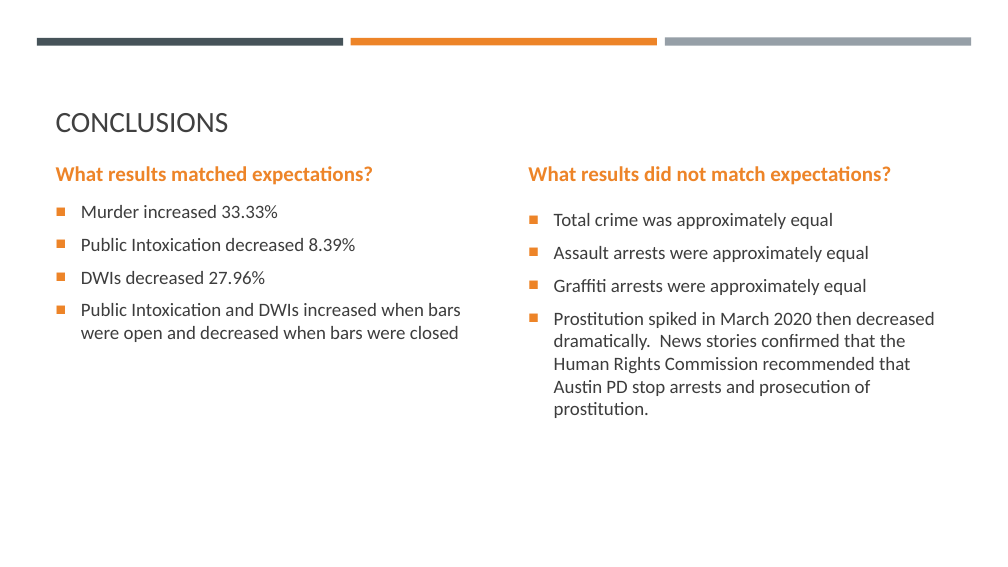
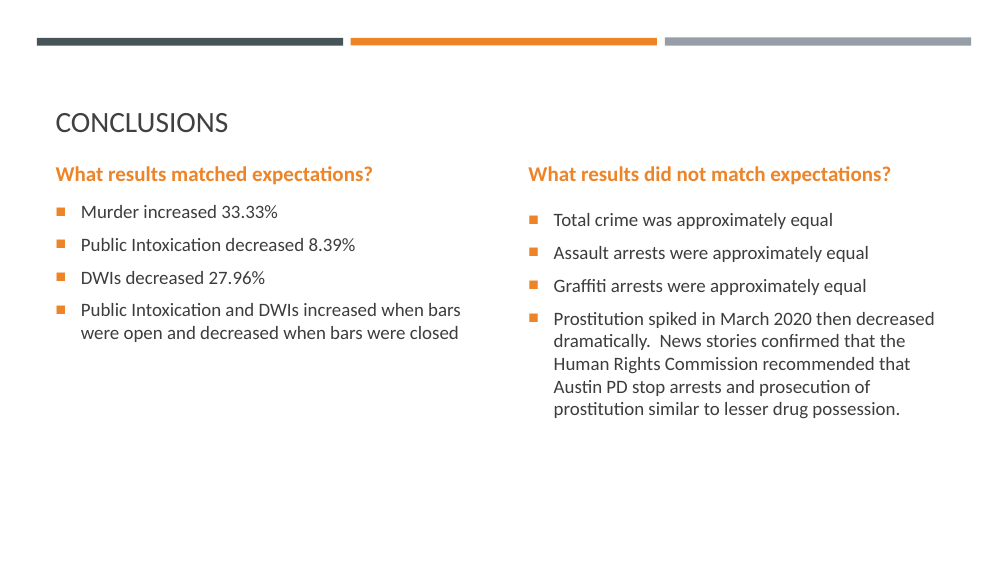
Before and after one commit to ibeth92/Crime_in_the_Time_of_COVID, a slide deck: slide 26 of CRIME IN THE TIME OF COVID.pptx (slide 24 before the commit). Drawn at 1008x567 pixels with LibreOffice and Linux fonts; fonts in the diff are those of the drawing. Boxes give left, top, right and bottom in pixels: in the first picture for what was removed or moved away, otherwise in the second. Text is boxed around its words. In the diff, an @@ line names an element or a change of style, - is before the commit and + after.

```diff
--- a/CRIME IN THE TIME OF COVID.pptx
+++ b/CRIME IN THE TIME OF COVID.pptx
@@ text at (554, 312, 935, 419): text changed @@
-■ Prostitution spiked in March 2020 then decreased dramatically. News stories confirmed that the Human Rights Commission recommended that Austin PD stop arrests and prosecution of prostitution.
+■ Prostitution spiked in March 2020 then decreased dramatically. News stories confirmed that the Human Rights Commission recommended that Austin PD stop arrests and prosecution of prostitution similar to lesser drug possession.
```
Also in this commit, not shown: 2 other slides changed, 2 slides added.
